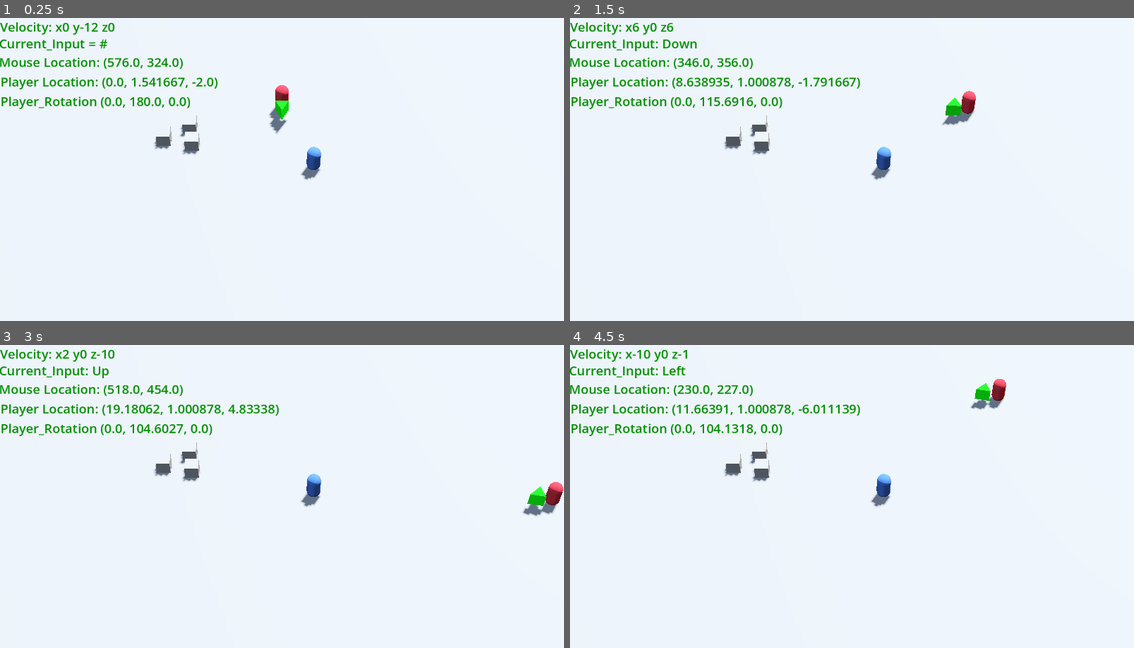
Above: before the commit, frames 1-4 (two rows, left to right).
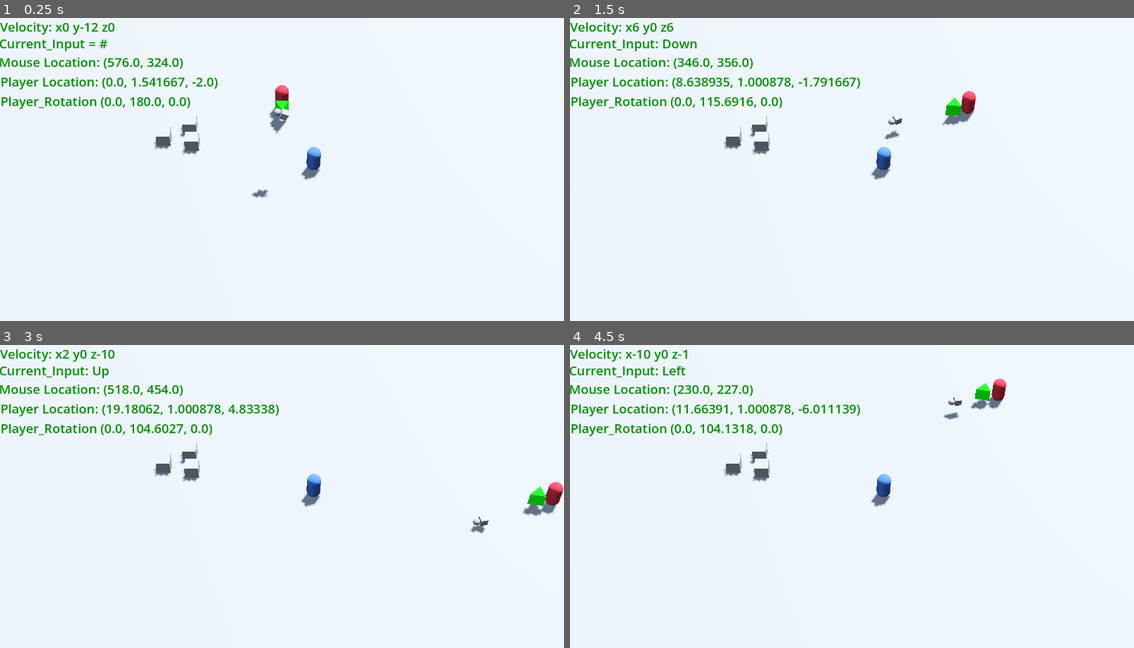
Above: after the commit, the same moments.

Repository: MichaelHayesMC/Term_3_Godot_GameName
Game: Godot game, scene res://scenes/arena.tscn
Two runs of this game, one before a commit and one after it. Both use one fixed random seed, a clock stepped at 60 frames per second and the inputs below.
Inputs (mouse positions are in pixels of both pictures, inside the frame that each line leads up to):
- Up to frame 1 (0.25 s): no input
- Up to frame 2 (1.5 s): move the mouse to (976, 160) at 0.52 s; hold D (move_right) 0.53-1.28 s; click (976, 160) at 0.6 s; tap Space (jump) at 0.77 s; move the mouse to (739, 193) at 1.27 s; hold S (move_down) from 1.28 s (still down); click (739, 193) at 1.35 s
- Up to frame 3 (3 s): tap Space (jump) at 1.52 s; move the mouse to (338, 432) at 2.02 s; release S (move_down) at 2.03 s; hold D (move_right) 2.03-2.78 s; click (338, 432) at 2.1 s; move the mouse to (253, 566) at 2.77 s; hold W (move_up) from 2.78 s (still down); click (253, 566) at 2.85 s
- Up to frame 4 (4.5 s): tap Space (jump) at 3.02, 3.77 s; move the mouse to (1021, 551) at 3.52 s; release W (move_up) at 3.53 s; hold A (move_left) from 3.53 s (still down); click (1021, 551) at 3.6 s; move the mouse to (682, 457) at 4.27 s; click (682, 457) at 4.35 s

The runs differ from the first frame. In frame 1, 0.1% of the frame differs, in the area x 44-52%, y 29-60%; in frame 2, less than 0.1%; in frame 3, less than 0.1%; in frame 4, less than 0.1%.

Commit message:
Bullet Creation
Created a test bullet that is propelled continuously in the direction the player is aiming

Diff:
--- a/new-game-project/project.godot
+++ b/new-game-project/project.godot
@@ -46,6 +46,11 @@
 "events": [Object(InputEventKey,"resource_local_to_scene":false,"resource_name":"","device":-1,"window_id":0,"alt_press …(191 unchanged characters)…
 ]
 }
+left_click={
+"deadzone": 0.2,
+"events": [Object(InputEventMouseButton,"resource_local_to_scene":false,"resource_name":"","device":-1,"window_id":0,"alt_pressed":false,"shift_pressed":false,"ctrl_pressed":false,"meta_pressed":false,"button_mask":0,"position":Vector2(0, 0),"global_position":Vector2(0, 0),"factor":1.0,"button_index":1,"canceled":false,"pressed":false,"double_click":false,"script":null)
+]
+}
 
 [physics]
 
--- a/new-game-project/scenes/arena.tscn
+++ b/new-game-project/scenes/arena.tscn
@@ -3,6 +3,7 @@
 [ext_resource type="PackedScene" uid="uid://ddc8k6gybq8ur" path="res://scenes/player.tscn" id="1_e05a3"]
 [ext_resource type="PackedScene" uid="uid://coe6gt8xp4yqw" path="res://scenes/dummy.tscn" id="2_olpmc"]
 [ext_resource type="PackedScene" uid="uid://bq6dpy3wi7wy4" path="res://scenes/weapon.tscn" id="2_wl4x5"]
+[ext_resource type="PackedScene" uid="uid://dtclgpudk4ih3" path="res://scenes/bullet.tscn" id="2_xdvfk"]
 
 [sub_resource type="ProceduralSkyMaterial" id="ProceduralSkyMaterial_4xowi"]
 sky_horizon_color = Color(0.66224277, 0.6717428, 0.6867428, 1)
@@ -56,6 +57,9 @@
 transform = Transform3D(-100, 0, 0, 0, -0.1, 0, 0, 0, -100, 0, 0, 0)
 layers = 3
 mesh = SubResource("BoxMesh_4xowi")
+
+[node name="RigidBody3D" parent="StaticBody3D" unique_id=1417648668 instance=ExtResource("2_xdvfk")]
+transform = Transform3D(0.015460311, 0.41570944, 0.9093661, -0.0070665367, 0.9094975, -0.41564938, -0.9998555, 0, 0.01699874, 6.7297516, 2.965632, 3.9385858)
 
 [node name="Velocity_preview" type="Label" parent="." unique_id=415163890]
 offset_right = 431.0
--- /dev/null
+++ b/new-game-project/scenes/bullet.tscn
@@ -0,0 +1,32 @@
+[gd_scene format=3 uid="uid://dtclgpudk4ih3"]
+
+[ext_resource type="Script" uid="uid://r2klvmola8m2" path="res://scripts/bullet.gd" id="1_mkf8s"]
+
+[sub_resource type="SphereMesh" id="SphereMesh_h1aey"]
+
+[sub_resource type="BoxMesh" id="BoxMesh_mkf8s"]
+
+[sub_resource type="SphereShape3D" id="SphereShape3D_mkf8s"]
+
+[node name="RigidBody3D" type="RigidBody3D" unique_id=1417648668]
+script = ExtResource("1_mkf8s")
+
+[node name="MeshInstance3D" type="MeshInstance3D" parent="." unique_id=901717452]
+transform = Transform3D(0.5, 0, 0, 0, 0.5, 0, 0, 0, 0.5, 0, 0, 0)
+mesh = SubResource("SphereMesh_h1aey")
+
+[node name="MeshInstance3D2" type="MeshInstance3D" parent="." unique_id=1837619337]
+transform = Transform3D(0.5, 0, 0, 0, 0.5, 0, 0, 0, 0.5, 0, 0, 0.47841716)
+mesh = SubResource("BoxMesh_mkf8s")
+
+[node name="CollisionShape3D" type="CollisionShape3D" parent="." unique_id=523985666]
+transform = Transform3D(0.5, 0, 0, 0, 0.5, 0, 0, 0, 0.5, 0, 0, 0)
+shape = SubResource("SphereShape3D_mkf8s")
+
+[node name="Bullet_collider" type="Area3D" parent="." unique_id=1150435726]
+
+[node name="CollisionShape3D" type="CollisionShape3D" parent="Bullet_collider" unique_id=481059487]
+transform = Transform3D(0.5, 0, 0, 0, 0.5, 0, 0, 0, 0.5, 0, 0, 0)
+shape = SubResource("SphereShape3D_mkf8s")
+
+[connection signal="body_entered" from="Bullet_collider" to="." method="_on_bullet_collider_body_entered"]
--- a/new-game-project/scenes/dummy.tscn
+++ b/new-game-project/scenes/dummy.tscn
@@ -28,3 +28,6 @@
 
 [node name="CollisionShape3D" type="CollisionShape3D" parent="Dummy_hitbox" unique_id=1752084525]
 shape = SubResource("CapsuleShape3D_3qfmy")
+
+[connection signal="area_entered" from="Dummy_hitbox" to="." method="_on_dummy_hitbox_area_entered"]
+[connection signal="area_exited" from="Dummy_hitbox" to="." method="_on_dummy_hitbox_area_exited"]
--- a/new-game-project/scenes/player.tscn
+++ b/new-game-project/scenes/player.tscn
@@ -1,6 +1,7 @@
 [gd_scene format=3 uid="uid://ddc8k6gybq8ur"]
 
 [ext_resource type="Script" uid="uid://82l1c27xikiy" path="res://scripts/character_body_3d.gd" id="1_iwpo4"]
+[ext_resource type="PackedScene" uid="uid://dtclgpudk4ih3" path="res://scenes/bullet.tscn" id="2_g2els"]
 
 [sub_resource type="CapsuleShape3D" id="CapsuleShape3D_bu0v1"]
 
@@ -18,6 +19,7 @@
 
 [node name="CharacterBody3D" type="CharacterBody3D" unique_id=1438579107]
 script = ExtResource("1_iwpo4")
+Bullet = ExtResource("2_g2els")
 
 [node name="CollisionShape3D" type="CollisionShape3D" parent="." unique_id=1162127080]
 shape = SubResource("CapsuleShape3D_bu0v1")
@@ -34,4 +36,8 @@
 [node name="CollisionShape3D2" type="CollisionShape3D" parent="." unique_id=1183849808]
 transform = Transform3D(1, 0, 0, 0, 1, 0, 0, 0, 1, 0, 0, -1.297776)
 shape = SubResource("BoxShape3D_3vyb7")
+disabled = true
 debug_fill = false
+
+[node name="Marker3D" type="Marker3D" parent="." unique_id=683210559]
+transform = Transform3D(1, 0, 0, 0, 1, 0, 0, 0, 1, 0, 0, -1.297776)
--- /dev/null
+++ b/new-game-project/scripts/bullet.gd
@@ -0,0 +1,15 @@
+extends RigidBody3D
+
+var speed = 30
+var gravity = 2
+
+# Called every frame. 'delta' is the elapsed time since the previous frame.
+func _process(delta: float) -> void:
+	global_position += -global_transform.basis.z * speed * delta
+	global_position += -global_transform.basis.y * gravity * delta
+
+
+func _on_bullet_collider_body_entered(body: Node3D) -> void:
+	if body.name == "StaticBody3D":
+		print(body.name)
+		queue_free()
--- a/new-game-project/scripts/character_body_3d.gd
+++ b/new-game-project/scripts/character_body_3d.gd
@@ -6,6 +6,8 @@
 @onready var player_direction: Label = $"../Player_direction"
 @onready var player_rotation: Label = $"../Player_rotation"
 @onready var camera_3d: Camera3D = $"../Camera3D"
+
+@export var Bullet : PackedScene
 
 const Speed := 75.0
 const Friction := -40.0
@@ -82,3 +84,10 @@
 	velocity_preview.text = "Velocity: x" + str(int(velocity.x)) + " y" + str(int(velocity.y)) + " z" + str(int(velocity.z))
 
 	move_and_slide()
+
+func _input(event: InputEvent) -> void:
+	if Input.is_action_just_pressed("left_click"):
+		var bullet = Bullet.instantiate()
+		get_tree().current_scene.add_child(bullet)
+		bullet.global_transform = $Marker3D.global_transform
+		bullet.global_rotation = $".".global_rotation
--- a/new-game-project/scripts/dummy.gd
+++ b/new-game-project/scripts/dummy.gd
@@ -1,6 +1,8 @@
 extends CharacterBody3D
 
 @onready var camera_3d: Camera3D = $"../Camera3D"
+
+@onready var mat = $MeshInstance3D.get_active_material(0) as StandardMaterial3D
 
 func _physics_process(delta: float) -> void:
 	var space_state = get_world_3d().direct_space_state
@@ -13,8 +15,12 @@
 
 	var result = space_state.intersect_ray(query2)
 
-	var mat = $MeshInstance3D.get_active_material(0) as StandardMaterial3D
-	if result.collider == $Dummy_hitbox:
+func _on_dummy_hitbox_area_entered(area: Area3D) -> void:
+	if area.name == "Bullet_collider":
 		mat.albedo_color = Color(0.871, 0.157, 0.451, 1.0)
-	else:
+
+
+
+func _on_dummy_hitbox_area_exited(area: Area3D) -> void:
+	if area.name == "Bullet_collider":
 		mat.albedo_color = Color(0.255, 0.412, 0.71, 1.0)
Not shown, added: new-game-project/scripts/bullet.gd.uid
